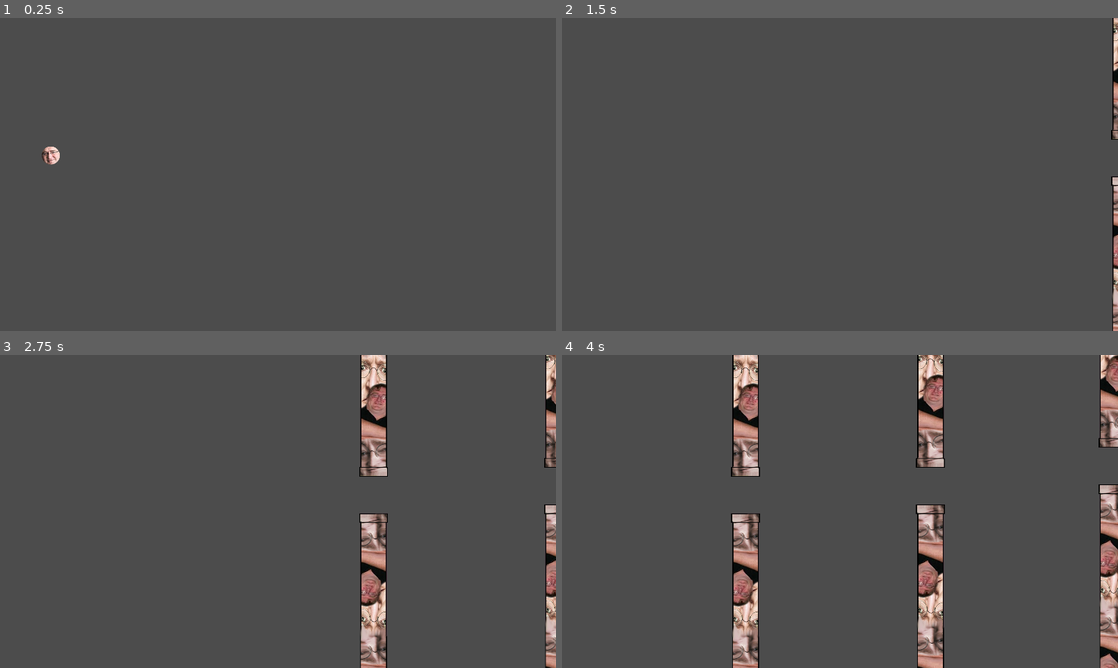
Above: before the commit, frames 1-4 (two rows, left to right).
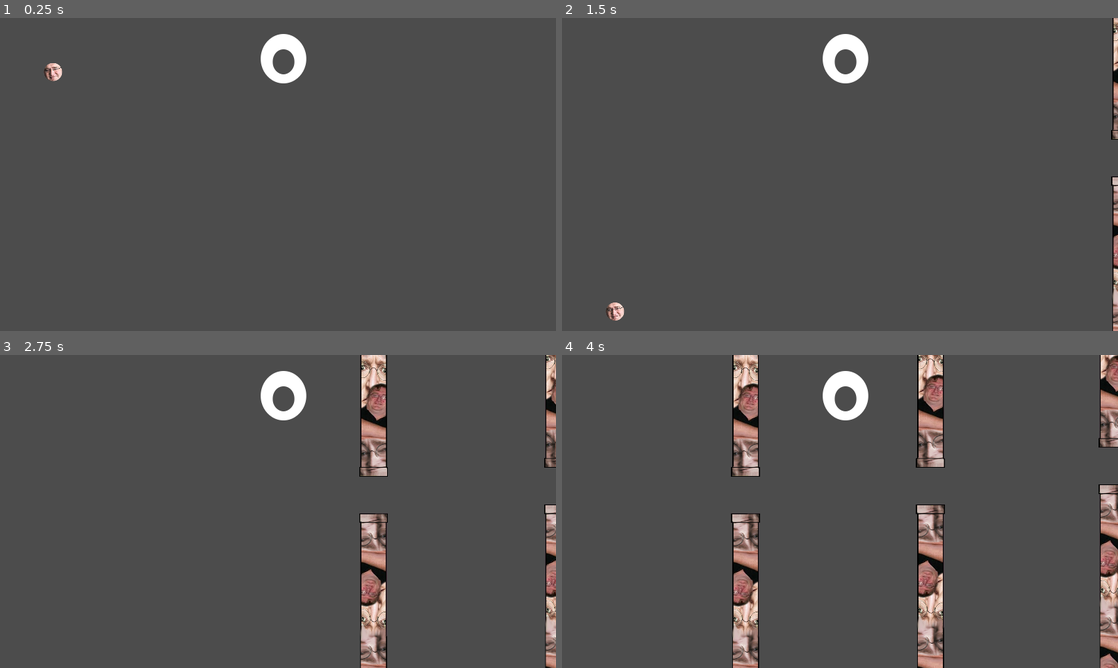
Above: after the commit, the same moments.

Repository: 5FB5/fg_godot
Game: Godot game, scene res://resources/scenes/main.tscn
Same seed, same stepped clock (60 frames per second), same inputs: the game is played once before the commit and once after it. The engine's default icon, where the game draws it, is replaced by a stand-in: a white triangle on a blue panel in a dark square.
Inputs:
- Up to frame 1 (0.25 s): no input
- Up to frame 2 (1.5 s): tap W (player_jump) at 0.77 s
- Up to frame 3 (2.75 s): tap W (player_jump) at 1.52 s
- Up to frame 4 (4 s): tap W (player_jump) at 3.02, 3.77 s

The runs differ from the first frame. In frame 1, 1.1% of the frame differs, in the area x 7-56%, y 5-47%; in frame 2, 0.9%; in frame 3, 0.8%; in frame 4, 0.8%.

Commit message:
added simple ui for main scene

Diff:
--- a/flappy_gaben_godot/resources/fonts/fg_score.tres
+++ b/flappy_gaben_godot/resources/fonts/fg_score.tres
@@ -3,4 +3,5 @@
 [ext_resource path="res://resources/fonts/TF2Build.ttf" type="DynamicFontData" id=1]
 
 [resource]
+size = 256
 font_data = ExtResource( 1 )
--- a/flappy_gaben_godot/resources/scenes/main.tscn
+++ b/flappy_gaben_godot/resources/scenes/main.tscn
@@ -1,14 +1,36 @@
-[gd_scene load_steps=4 format=2]
+[gd_scene load_steps=6 format=2]
 
 [ext_resource path="res://resources/scenes/player.tscn" type="PackedScene" id=1]
 [ext_resource path="res://resources/scenes/tubeSpawner.tscn" type="PackedScene" id=2]
 [ext_resource path="res://resources/scenes/scripts/main.gd" type="Script" id=3]
+[ext_resource path="res://resources/fonts/fg_score.tres" type="DynamicFont" id=4]
+[ext_resource path="res://resources/scenes/scripts/score_label.gd" type="Script" id=5]
 
 [node name="MainScene" type="Node2D"]
 script = ExtResource( 3 )
 
 [node name="player" parent="." instance=ExtResource( 1 )]
-position = Vector2( 176, 448 )
+position = Vector2( 184, 160 )
 
 [node name="tubeSpawner" parent="." instance=ExtResource( 2 )]
 position = Vector2( -40, 88 )
+
+[node name="ui" type="VBoxContainer" parent="."]
+anchor_right = 1.0
+anchor_bottom = 1.0
+margin_left = 901.0
+margin_top = 40.0
+__meta__ = {
+"_edit_use_anchors_": false
+}
+
+[node name="score_label" type="Label" parent="ui"]
+margin_left = -172.0
+margin_right = 172.0
+margin_bottom = 256.0
+custom_fonts/font = ExtResource( 4 )
+text = "0"
+align = 1
+valign = 1
+script = ExtResource( 5 )
+[connection signal="_death" from="player" to="player" method="_on_player__death" flags=6]
--- a/flappy_gaben_godot/resources/scenes/scripts/player.gd
+++ b/flappy_gaben_godot/resources/scenes/scripts/player.gd
@@ -1,10 +1,18 @@
 extends RigidBody2D
+
+signal _death
 
 export var jumpForce = 50
 export var gravityForce = 10
 
 var canFly
 var screenSize
+
+#Signal for death function for once activation
+func _on_player__death():
+	self.hide()
+	print("Game: Player hided")
+	pass
 
 #Basic settings for player
 func _ready():
@@ -19,8 +27,7 @@
 	linear_velocity.y += 50
 
 	if (position.y > screenSize.y): #When player's drop position more than screen size we hide him
-		self.hide()
-		print("Game: Player hided")
+		emit_signal("_death")
 	pass
 
 #Player jumping function
@@ -37,6 +44,9 @@
 			if (Input.is_action_just_pressed("player_jump")):
 				jump(delta)
 
+			if (position.y > screenSize.y): #When player's drop position more than screen size we hide him
+				emit_signal("_death")
+
 	else: #defeat things if canFly is false
 		death()
 	pass
--- /dev/null
+++ b/flappy_gaben_godot/resources/scenes/scripts/score_label.gd
@@ -0,0 +1,11 @@
+extends Label
+
+func _ready():
+	var screenSize = get_viewport_rect().size
+
+	pass
+
+func _process(delta):
+	var _text = get_node("/root/MainGameVars").playerScore
+	self.text = str(_text)
+	pass
